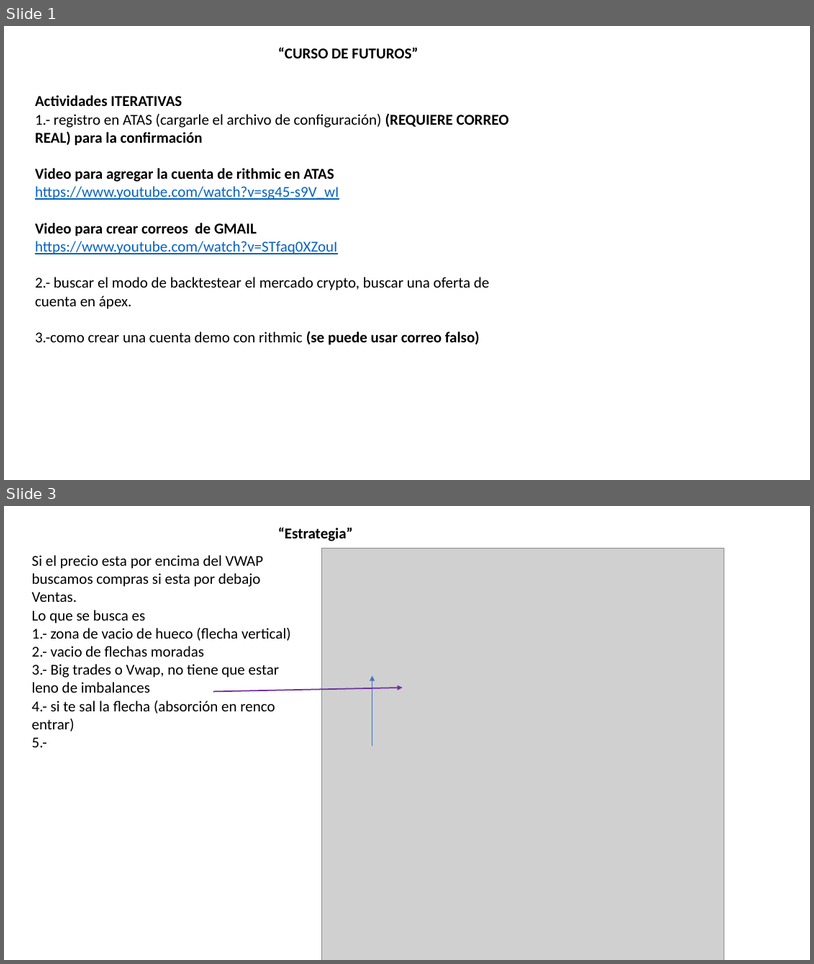
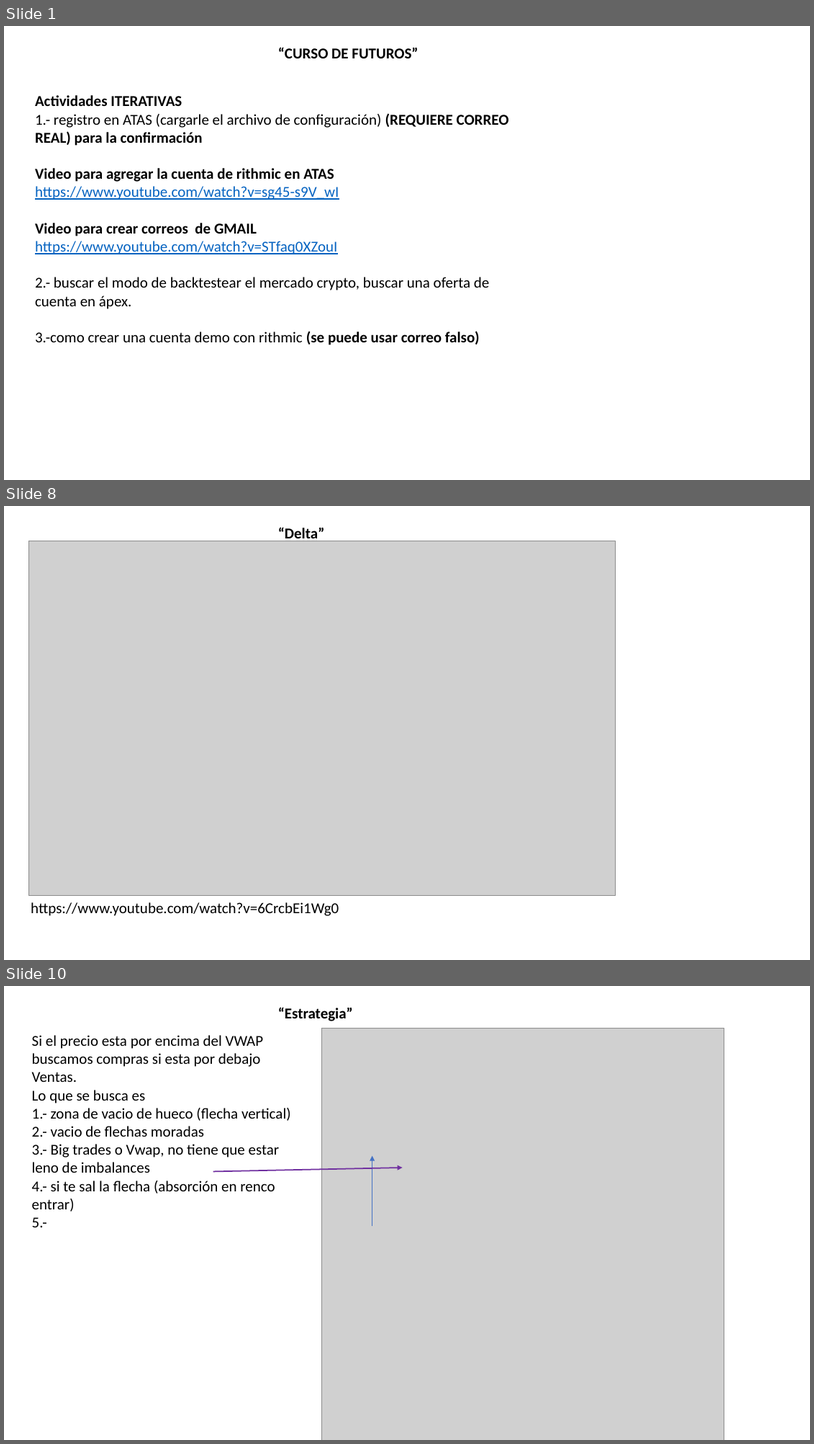
Before and after one commit to Edd1eware/Yields_Academy, a slide deck: Manual_YIELDS_ACADEMY.pptx. Shown one above the other, each under a label of ours: slides 1 and 3 before the commit, slides 1, 8 and 10 after it; the slides between them are not shown. The pictures are 814x964 and 814x1444 pixels, drawn with LibreOffice and Linux fonts; fonts in the diff are those of the drawing; grey boxes stand for pictures. Boxes give left, top, right and bottom in pixels: in the first picture for what was removed or moved away, otherwise in the second. Text is boxed around its words. In the diff, an @@ line names an element or a change of style, - is before the commit and + after.

Commit message:
Bullish Bearish Delta

```diff
--- a/Manual_YIELDS_ACADEMY.pptx
+++ b/Manual_YIELDS_ACADEMY.pptx
@@ slide 8 added at [4,506,810,960], background #FFFFFF @@
@@ text added at [278,527,325,543], 18 pt, text #000000, bold @@
+“Delta”
@@ picture added at [28,541,615,896] @@
@@ text added at [31,902,339,916], 18 pt, text #000000 @@
+https://www.youtube.com/watch?v=6CrcbEi1Wg0
@@ what was slide 3 is now slide 10 @@
```
Also in this commit, not shown: 2 slides changed, 6 other slides added.
